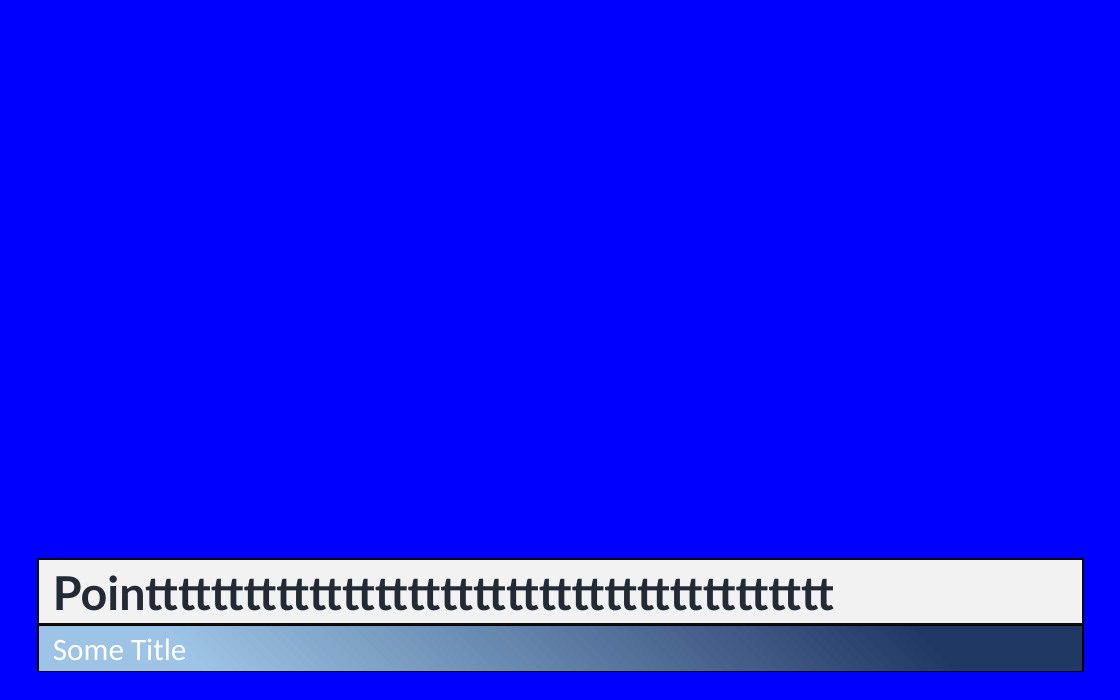
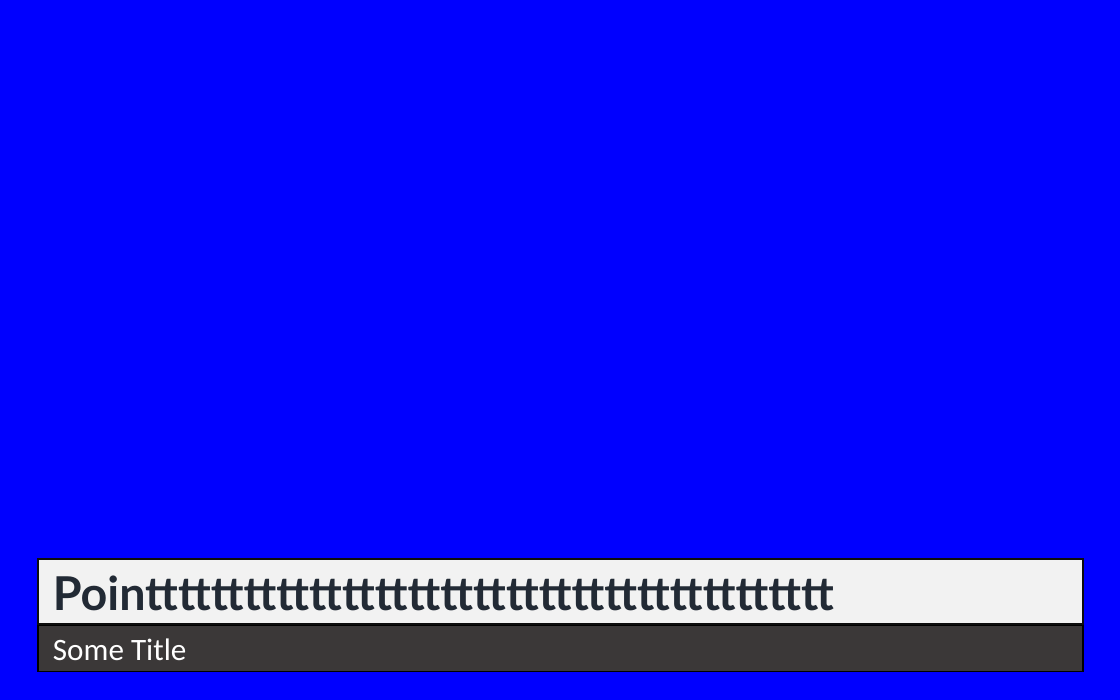
Before and after one commit to darylperalta/outline_docx2pptx, a slide deck: slide 4 of template2.pptx. Drawn at 1120x700 pixels with LibreOffice and Linux fonts; fonts in the diff are those of the drawing. Boxes give left, top, right and bottom in pixels: in the first picture for what was removed or moved away, otherwise in the second. Text is boxed around its words. In the diff, an @@ line names an element or a change of style, - is before the commit and + after.

```diff
--- a/template2.pptx
+++ b/template2.pptx
@@ rectangle "Some Title" at (x1=38, y1=625, x2=1083, y2=671): fill gradient #203864 to #9DC3E6 to #3B3838 @@
```
Also in this commit, not shown: 4 other slides changed, 2 other files.
